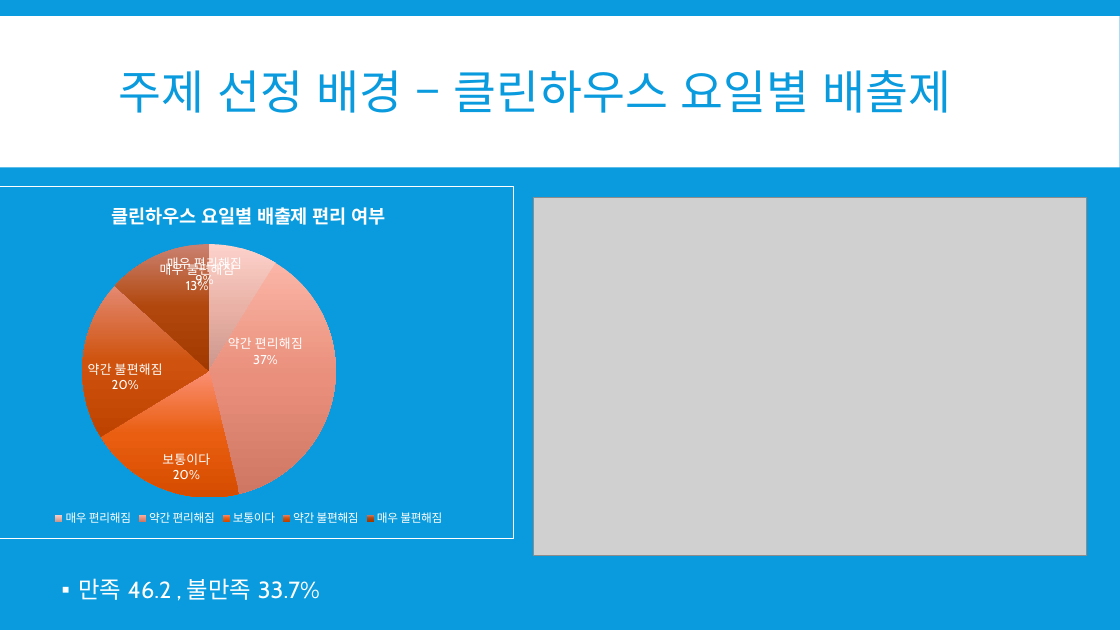
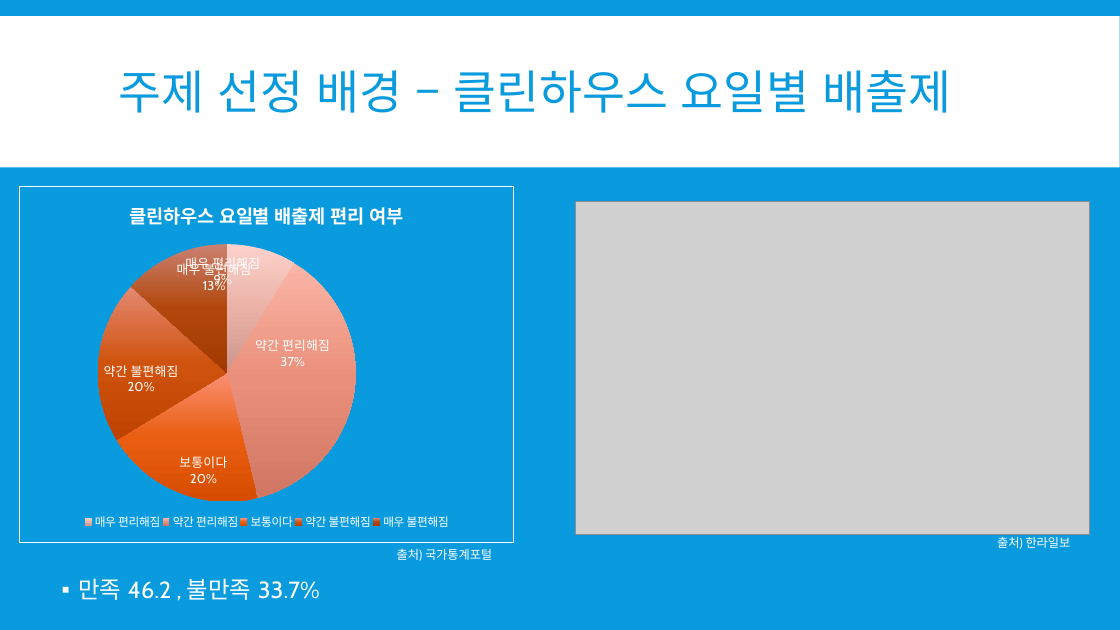
Before and after one commit to so-jeong0127/Python-Project, a slide deck: slide 6 of 3조- 계획서.pptx. Drawn at 1120x630 pixels with LibreOffice and Linux fonts; fonts in the diff are those of the drawing; grey boxes stand for pictures. Boxes give left, top, right and bottom in pixels: in the first picture for what was removed or moved away, otherwise in the second. Text is boxed around its words. In the diff, an @@ line names an element or a change of style, - is before the commit and + after.

```diff
--- a/3조- 계획서.pptx
+++ b/3조- 계획서.pptx
@@ pie chart: place and size @@
-pie chart at [0, 187, 514, 539]
+pie chart at [19, 187, 514, 544]
@@ picture: place and size @@
-picture at [534, 197, 1086, 555]
+picture at [576, 202, 1090, 534]
@@ text added at [997, 534, 1071, 549], 10.5 pt, text #FFFFFF @@
+출처) 한라일보
@@ text added at [397, 549, 492, 561], 10.5 pt, text #FFFFFF @@
+출처) 국가통계포털
```
Also in this commit, not shown: 3 other slides changed.
